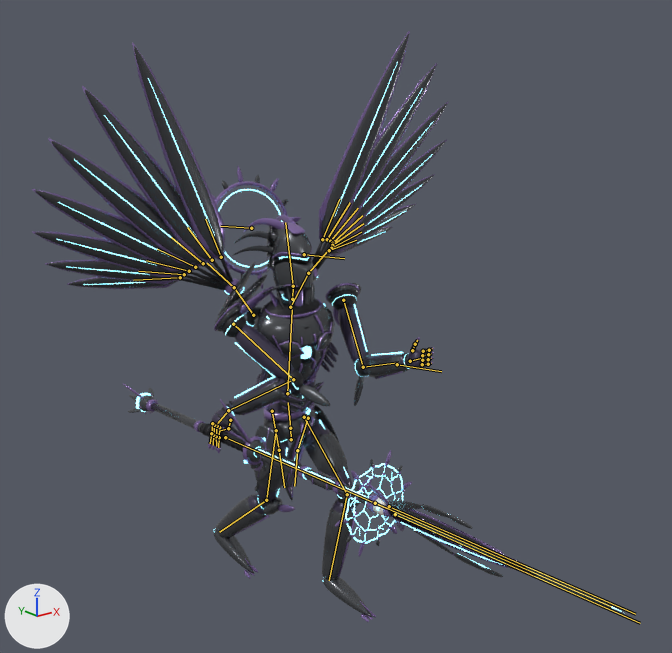
A saved change to the FBX model assets/export/enemies/sky_citadel/WingedSentinel_P1_Lunge.fbx.
Camera for both pictures: a camera (50 mm lens) standing at (-4.14, -5.77, 4.64) and looking at (-0.23, -0.89, 2.68). Arrows for +X, +Y and +Z are at lower left; the lights stay in place. The picture after the commit comes second. Both versions are drawn at frame 6 of the action 'Scene'; the numbers are the values there. The bones that change, and the others that lie on the model, are drawn over the model as lines.

In view in the first picture: 'WingedSentinel_ArmLeft', 'WingedSentinel_ArmRight', 'WingedSentinel_BeamGlow', 'WingedSentinel_BladeL', 'WingedSentinel_BladeLGlow', 'WingedSentinel_BladeR', 'WingedSentinel_BladeRGlow', 'WingedSentinel_Break_BracerR', 'WingedSentinel_Break_Breastplate', 'WingedSentinel_Break_GreaveL', 'WingedSentinel_Break_GreaveR', 'WingedSentinel_Break_PauldronR', 'WingedSentinel_Glow', 'WingedSentinel_Halo', 'WingedSentinel_HaloGlow', 'WingedSentinel_Head', 'WingedSentinel_Lance', 'WingedSentinel_LanceGlow', 'WingedSentinel_LegLeft', 'WingedSentinel_LegRight', 'WingedSentinel_Torso', 'WingedSentinel_WingL', 'WingedSentinel_WingR' and 13 more.
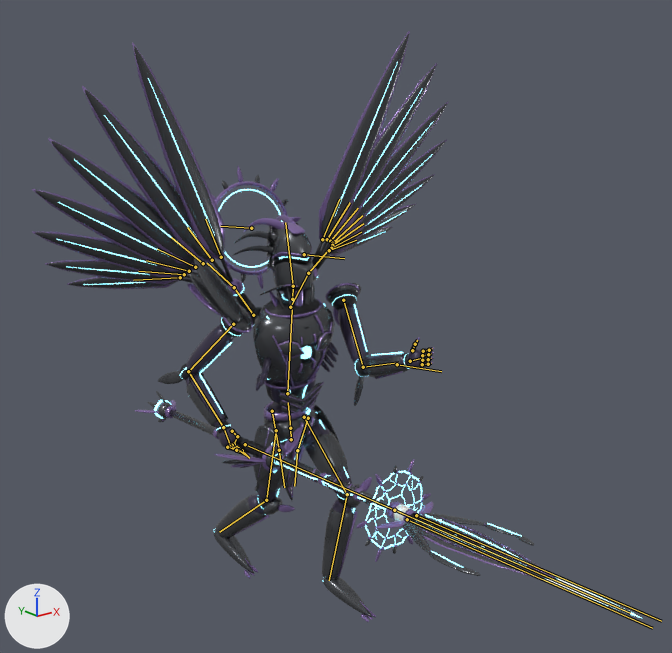
Changed parts and their boxes (x1, y1, x2, y2) in the pictures (672 x 653 px):
```json
{"object": "WingedSentinel_Lance", "change": "posed", "before": [123, 384, 390, 517], "after": [134, 391, 416, 521]}
{"object": "WingedSentinel_ArmRight", "change": "posed", "before": [208, 312, 303, 453], "after": [180, 319, 251, 457]}
{"object": "WingedSentinel_BladeR", "change": "posed", "before": [366, 482, 537, 576], "after": [375, 513, 557, 580], "on screen": "6% wider, 28% shorter"}
{"object": "WingedSentinel_Break_PauldronR", "change": "posed", "before": [214, 262, 274, 332], "after": [188, 257, 253, 333], "on screen": "8% wider, 8% taller"}
{"object": "WingedSentinel_Glow", "change": "posed", "before": [57, 62, 434, 530], "after": [57, 62, 434, 530]}
{"object": "WingedSentinel_BladeL", "change": "posed", "before": [392, 517, 536, 577], "after": [412, 501, 558, 580]}
{"object": "WingedSentinel_Break_BracerR", "change": "posed", "before": [229, 377, 330, 416], "after": [158, 371, 228, 427], "on screen": "30% narrower, 43% taller"}
{"object": "WingedSentinel_HaloGlow", "change": "posed", "before": [345, 463, 403, 544], "after": [365, 470, 422, 549]}
{"object": "WingedSentinel_Halo", "change": "posed", "before": [335, 450, 413, 557], "after": [356, 459, 431, 562]}
{"object": "WingedSentinel_BeamGlow", "change": "posed", "before": [525, 566, 622, 612], "after": [504, 547, 643, 619], "on screen": "mostly hidden"}
{"object": "WingedSentinel_LanceGlow", "change": "posed", "before": [136, 393, 387, 517], "after": [154, 400, 410, 512]}
{"object": "WingedSentinel_BladeRGlow", "change": "posed", "before": [395, 513, 505, 563], "after": [415, 519, 527, 568]}
{"object": "WingedSentinel_BladeLGlow", "change": "posed", "before": [400, 522, 505, 569], "after": [425, 514, 529, 564], "on screen": "6% taller"}
{"bone": "RightUpperArm", "before": "(233, 324) to (293, 379)", "after": "(233, 324) to (188, 371)"}
{"bone": "RightLowerArm", "before": "(293, 379) to (228, 410)", "after": "(188, 371) to (223, 427)"}
{"bone": "RightHand", "before": "(228, 410) to (214, 427)", "after": "(223, 427) to (231, 448)"}
{"bone": "Weapon_R", "before": "(225, 437) to (386, 508)", "after": "(245, 444) to (406, 515)"}
{"bone": "RightIndex1", "before": "(219, 427) to (219, 437)", "after": "(234, 444) to (242, 450)"}
{"bone": "RightIndex2", "before": "(219, 437) to (218, 447)", "after": "(242, 450) to (249, 458)"}
{"bone": "RightMiddle2", "before": "(216, 436) to (216, 446)", "after": "(240, 451) to (248, 456)"}
{"bone": "RightPinky1", "before": "(212, 423) to (211, 433)", "after": "(227, 447) to (236, 450)"}
{"bone": "RightThumb1", "before": "(230, 420) to (228, 428)", "after": "(232, 431) to (237, 436)"}
{"bone": "RightThumb2", "before": "(228, 428) to (220, 430)", "after": "(237, 436) to (234, 443)"}
```

Scene script edits in JSON lines:
```json
{"block": "bone_rightupperarm", "where": "bone_rightupperarm = bpy.data.objects['WingedSentinel_Rig'].pose.bones['RightUpperArm']  # child of 'UpperTorso'"}
{"op": "set", "path": "bone_rightupperarm.rotation_quaternion", "old": "(0.376, 0.011, 0.766, -0.521)", "new": "(0.955, 0.254, -0.059, 0.142)", "note": "degrees (78, 144, 28) -> degrees (28, -11, 14)"}
{"block": "bone_rightlowerarm", "where": "bone_rightlowerarm = bpy.data.objects['WingedSentinel_Rig'].pose.bones['RightLowerArm']  # child of 'RightUpperArm'"}
{"op": "set", "path": "bone_rightlowerarm.rotation_quaternion", "old": "(0.569, -0.822, -0.002, -0.005)", "new": "(0.689, -0.725, -0.007, -0.001)", "note": "degrees (-111, -1, 0) -> degrees (-93, -1, 0)"}
{"block": "bone_righthand", "where": "bone_righthand = bpy.data.objects['WingedSentinel_Rig'].pose.bones['RightHand']  # child of 'RightLowerArm'"}
{"op": "set", "path": "bone_righthand.rotation_quaternion", "old": "(-0.38, 0.105, 0.858, 0.33)", "new": "(0.982, 0.168, 0.091, 0.013)", "note": "degrees (-45, -134, 6) -> degrees (20, 10, 3)"}
{"block": "bone_weapon_r", "where": "bone_weapon_r = bpy.data.objects['WingedSentinel_Rig'].pose.bones['Weapon_R']  # child of 'RightHand'"}
{"op": "set", "path": "bone_weapon_r.location", "old": "(-0.111, -0.001, 0.16)", "new": "(-0.111, -0.026, 0.145)"}
{"op": "set", "path": "bone_weapon_r.rotation_quaternion", "old": "(0.999, 0.045, 0.0, 0.0)", "new": "(0.966, -0.257, 0.0, 0.0)", "note": "degrees (5, 0, 0) -> degrees (-30, 0, 0)"}
{"block": "bone_rightindex1", "where": "bone_rightindex1 = bpy.data.objects['WingedSentinel_Rig'].pose.bones['RightIndex1']  # child of 'RightHand'"}
{"op": "set", "path": "bone_rightindex1.rotation_quaternion", "old": "(0.931, 0.045, 0.0, -0.363)", "new": "(0.967, 0.0, 0.012, -0.255)", "note": "degrees (5, 2, -43) -> degrees (0, 1, -30)"}
{"block": "bone_rightindex2", "where": "bone_rightindex2 = bpy.data.objects['WingedSentinel_Rig'].pose.bones['RightIndex2']  # child of 'RightIndex1'"}
{"op": "set", "path": "bone_rightindex2.rotation_quaternion", "old": "(0.992, -0.052, 0.0, 0.113)", "new": "(0.975, -0.073, 0.001, 0.211)", "note": "degrees (-6, 1, 13) -> degrees (-8, 2, 24)"}
{"block": "bone_rightmiddle2", "where": "bone_rightmiddle2 = bpy.data.objects['WingedSentinel_Rig'].pose.bones['RightMiddle2']  # child of 'RightMiddle1'"}
{"op": "set", "path": "bone_rightmiddle2.rotation_quaternion", "old": "(0.999, -0.018, 0.0, 0.047)", "new": "(0.989, -0.041, 0.001, 0.143)", "note": "degrees (-2, 0, 5) -> degrees (-5, 1, 16)"}
{"block": "bone_rightpinky1", "where": "bone_rightpinky1 = bpy.data.objects['WingedSentinel_Rig'].pose.bones['RightPinky1']  # child of 'RightHand'"}
{"op": "set", "path": "bone_rightpinky1.rotation_quaternion", "old": "(0.939, 0.043, 0.0, -0.34)", "new": "(0.901, 0.047, 0.003, -0.432)", "note": "degrees (5, 2, -40) -> degrees (5, 3, -51)"}
{"block": "bone_rightthumb1", "where": "bone_rightthumb1 = bpy.data.objects['WingedSentinel_Rig'].pose.bones['RightThumb1']  # child of 'RightHand'"}
{"op": "set", "path": "bone_rightthumb1.rotation_quaternion", "old": "(0.962, 0.271, 0.0, -0.023)", "new": "(0.891, 0.454, -0.013, 0.008)", "note": "degrees (31, 1, -3) -> degrees (54, -2, 0)"}
{"block": "bone_rightthumb2", "where": "bone_rightthumb2 = bpy.data.objects['WingedSentinel_Rig'].pose.bones['RightThumb2']  # child of 'RightThumb1'"}
{"op": "set", "path": "bone_rightthumb2.rotation_quaternion", "old": "(0.889, 0.254, 0.0, 0.38)", "new": "(0.93, 0.2, -0.002, 0.307)", "note": "degrees (27, -11, 44) -> degrees (22, -7, 35)"}
```
